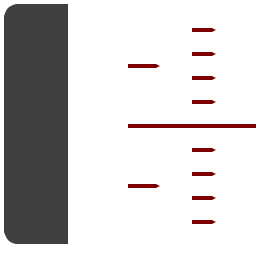
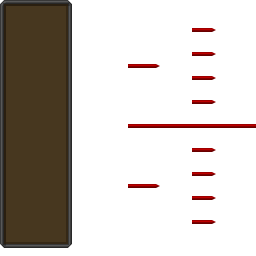
Two versions of the same layered image (256 x 256). Layer-by-layer changes:
removed group "tank" (2 layers) over [4, 4, 256, 244]
removed layer "Shape 2" from group "tank" over [128, 28, 256, 224]
added group "fluid large" with 2 layers above "tank markers" over [0, 0, 72, 248]
moved "Shape 1" into group "fluid large", painted on it over [0, 0, 72, 248]
added layer "Rectangle 1" in group "fluid large" over [4, 4, 68, 244]
added group "tank markers" with 6 layers above "Layer 0" over [128, 28, 256, 224]
added layer "Rectangle 2" in group "tank markers" over [188, 124, 256, 128]
added layer "Rectangle 4 copy" in group "tank markers" over [192, 124, 256, 128]
added layer "Rectangle 2 copy" in group "tank markers" over [128, 124, 196, 128]
added layer "Rectangle 4" in group "tank markers" over [128, 124, 192, 128]
added layer "Shape 4" in group "tank markers" over [128, 28, 216, 224]
added layer "Rectangle 3" in group "tank markers" over [128, 28, 224, 224]
